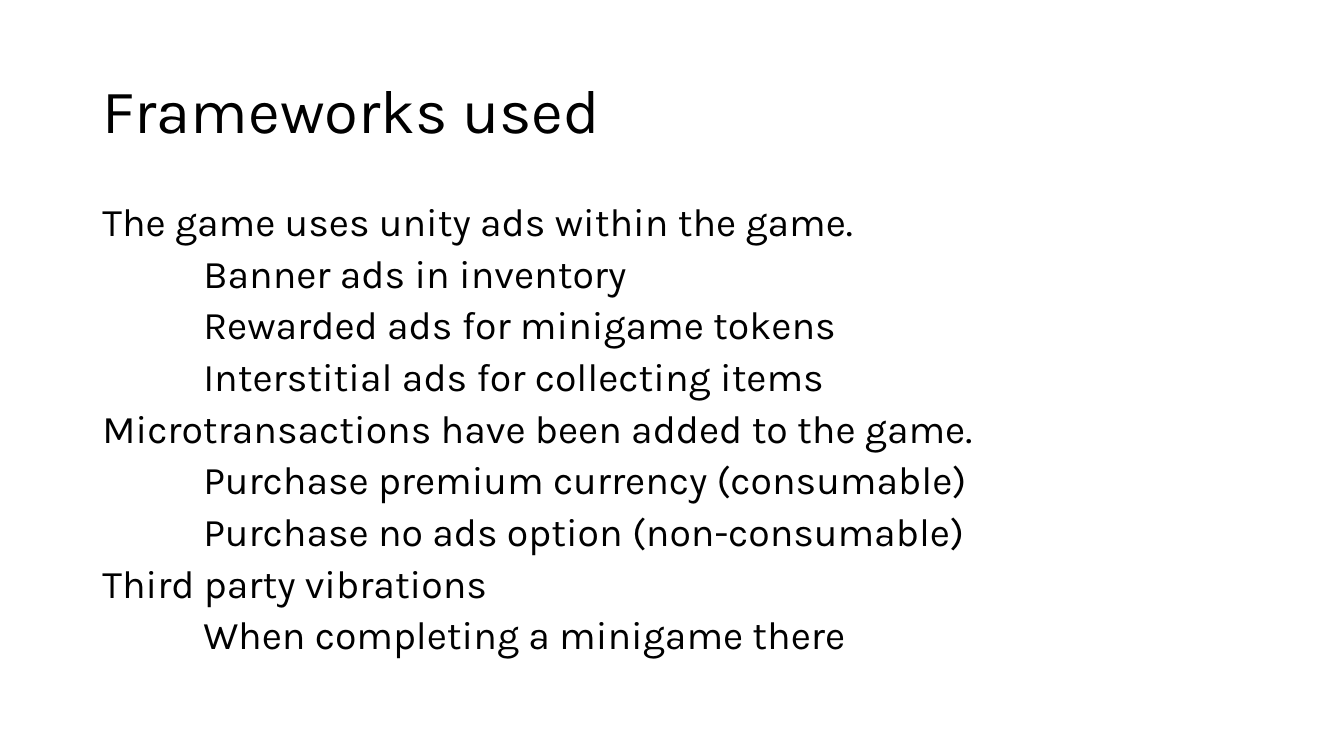
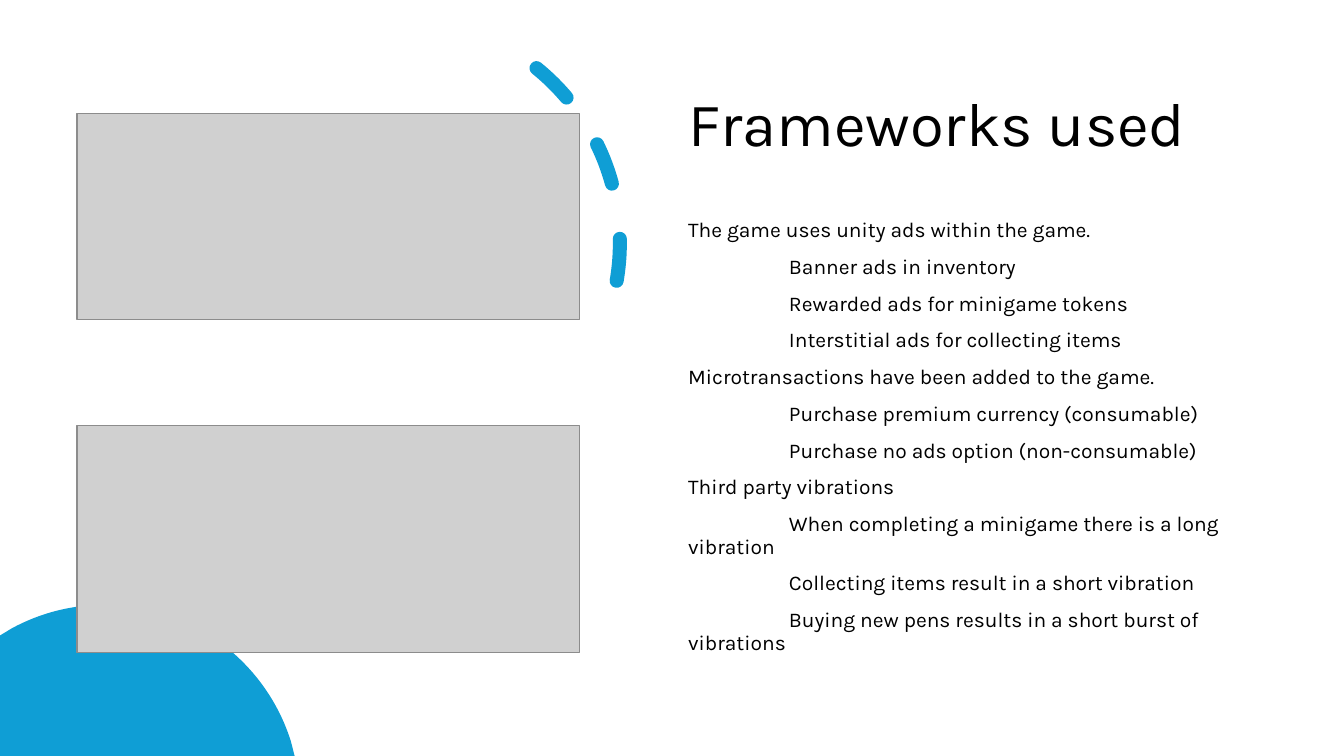
Before and after one commit to bar-nzie/MobileGameDevelopment, a slide deck: slide 6 of Mobile Game Development Presentation.pptx. Drawn at 1344x756 pixels with LibreOffice and Linux fonts; fonts in the diff are those of the drawing; grey boxes stand for pictures. Boxes give left, top, right and bottom in pixels: in the first picture for what was removed or moved away, otherwise in the second. Text is boxed around its words. In the diff, an @@ line names an element or a change of style, - is before the commit and + after.

```diff
--- a/Mobile Game Development Presentation.pptx
+++ b/Mobile Game Development Presentation.pptx
@@ arc (boxed as its full ellipse) added at bbox=[110, 0, 679, 528], outline #0F9ED5 10 pt dashed @@
@@ title "Frameworks used": place and size @@
-title "Frameworks used" at bbox=[102, 91, 600, 134]
+title "Frameworks used" at bbox=[688, 104, 1186, 147]
@@ picture added at bbox=[77, 114, 579, 320] @@
@@ text "The game uses unity ads ...": place and size @@
-text "The game uses unity ads ..." at bbox=[102, 209, 972, 659]
+text "The game uses unity ads ..." at bbox=[688, 222, 1219, 632]
@@ text at bbox=[688, 222, 1198, 499]: size 28 to 15 pt in "The game uses unity ads within the ...", "Banner ads in inventory", "Rewarded ads for minigame tokens", "Interstitial ads for collecting items" and 4 more places; line spacing 0.8 to 0.9 @@
@@ picture added at bbox=[77, 425, 579, 652] @@
@@ text at bbox=[789, 516, 1219, 632]: text changed; size 28 to 15 pt @@
-When completing a minigame there
+When completing a minigame there is a long vibration
+Collecting items result in a short vibration
+Buying new pens results in a short burst of vibrations
@@ freeform shape added at bbox=[0, 605, 294, 756], fill #0F9ED5 @@
```
Also in this commit, not shown: 3 other slides changed, 2 other files.
